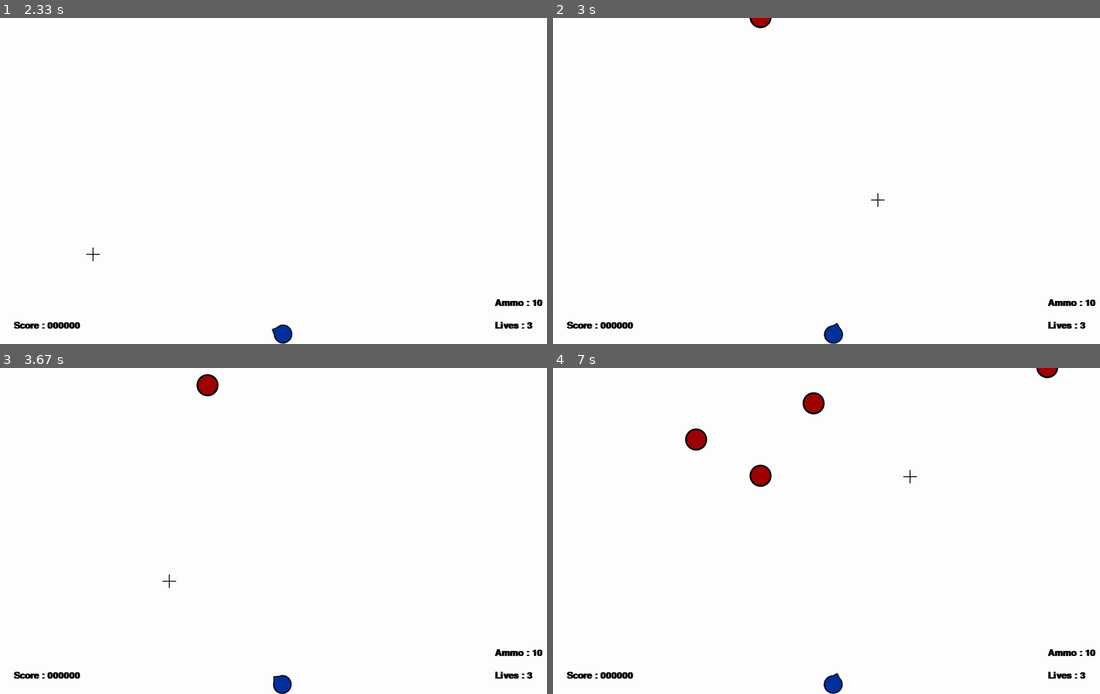
Above: before the commit, frames 1-4 (two rows, left to right).
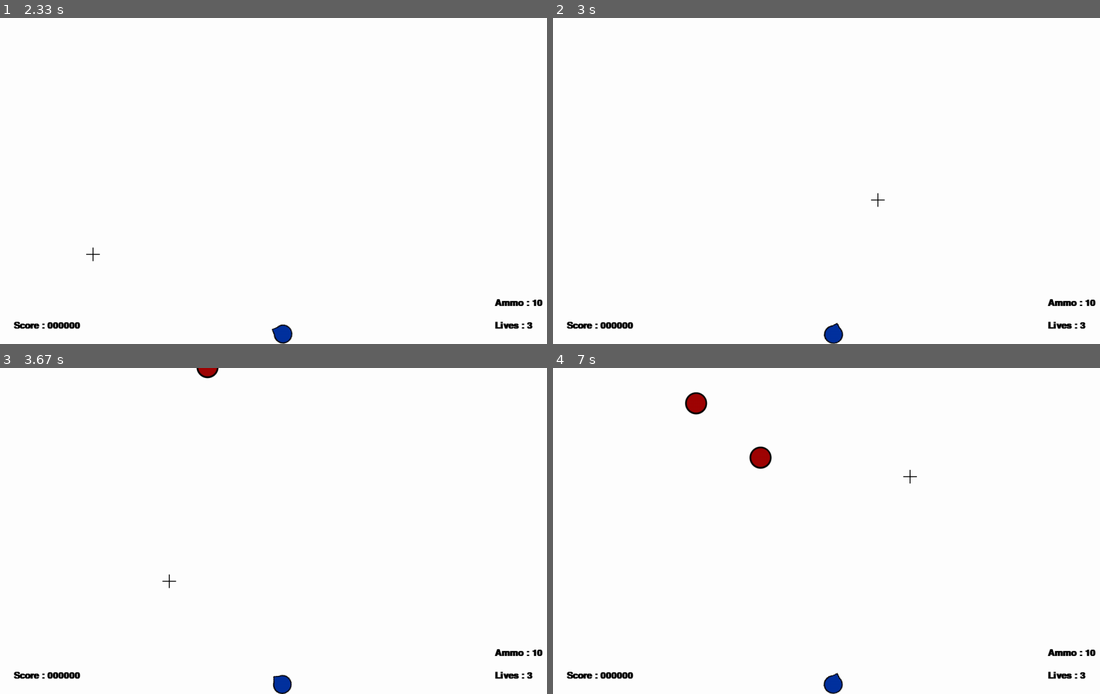
Above: after the commit, the same moments.

Repository: fanagiannis/DECK-COMMANDER
Game: pygame game, started from Game.py
The game is run twice, just before and just after one commit, with the same random seed, the same clock (stepped at 60 frames per second) and the same inputs.
Inputs (mouse positions are in pixels of both pictures, inside the frame that each line leads up to):
- Up to frame 1 (2.33 s): move the mouse to (262, 194) at 0.37 s; move the mouse to (87, 301) at 0.87 s; move the mouse to (278, 220) at 1.2 s; move the mouse to (361, 109) at 1.7 s; move the mouse to (92, 252) at 2.27 s
- Up to frame 2 (3 s): move the mouse to (875, 200) at 2.6 s
- Up to frame 3 (3.67 s): move the mouse to (311, 622) at 3.03 s; move the mouse to (169, 579) at 3.43 s
- Up to frame 4 (7 s): move the mouse to (733, 517) at 4.1 s; move the mouse to (755, 413) at 4.5 s; move the mouse to (1007, 622) at 5 s; move the mouse to (810, 615) at 5.5 s; move the mouse to (941, 491) at 5.83 s; move the mouse to (635, 423) at 6.33 s; move the mouse to (908, 475) at 6.9 s

Frame 1 is identical in both runs. In frame 2, 0.1% of the frame differs, in the area x 35-40%, y 0-4%; in frame 3, 0.3%; in frame 4, 1.2%, in the area x 24-93%, y 0-37%.

Commit message:
GAME V0.0.7.3 SPAWN TIME WORKS

Diff:
--- a/Game.py
+++ b/Game.py
@@ -16,7 +16,7 @@
 
 pygame.init()
 
-pygame.display.set_caption("GAME V0.0.5.3")
+pygame.display.set_caption("GAME V0.0.7.3")
 
 #+++++LINKS+++++
 
--- a/Spawner.py
+++ b/Spawner.py
@@ -3,18 +3,21 @@
 from Target import Target
 
 class Spawner:
-    def __init__(self):
+    def __init__(self,time):
         self.group=pygame.sprite.Group()
-        self.spawn_time=80
+        self.time_set=time
+        self.spawn_time=self.time_set
 
     def spawn(self):
         T = Target()
         self.group.add(T)
 
+    def reset_timer(self):
+        self.spawn_time=self.time_set
+
     def update(self):
         self.group.update()
         if self.spawn_time==0:
             self.spawn()
-            print("aa")
-            self.spawn_time=80
+            self.reset_timer()
         self.spawn_time-=1
--- a/Variables.py
+++ b/Variables.py
@@ -12,10 +12,10 @@
 #Target_Group=pygame.sprite.Group()
 #Target_Group.add(T)
 
-
 P=Player()
 
-Target_spawn=Spawner()
+spawn_time=120
+Target_spawn=Spawner(120)
 
 #global score_message_pos,lives_message_pos,game_over_message_pos,ammo_message_pos, ammo_no_message_pos
 score_message_pos=(30,DISPLAY_HEIGHT-50)
